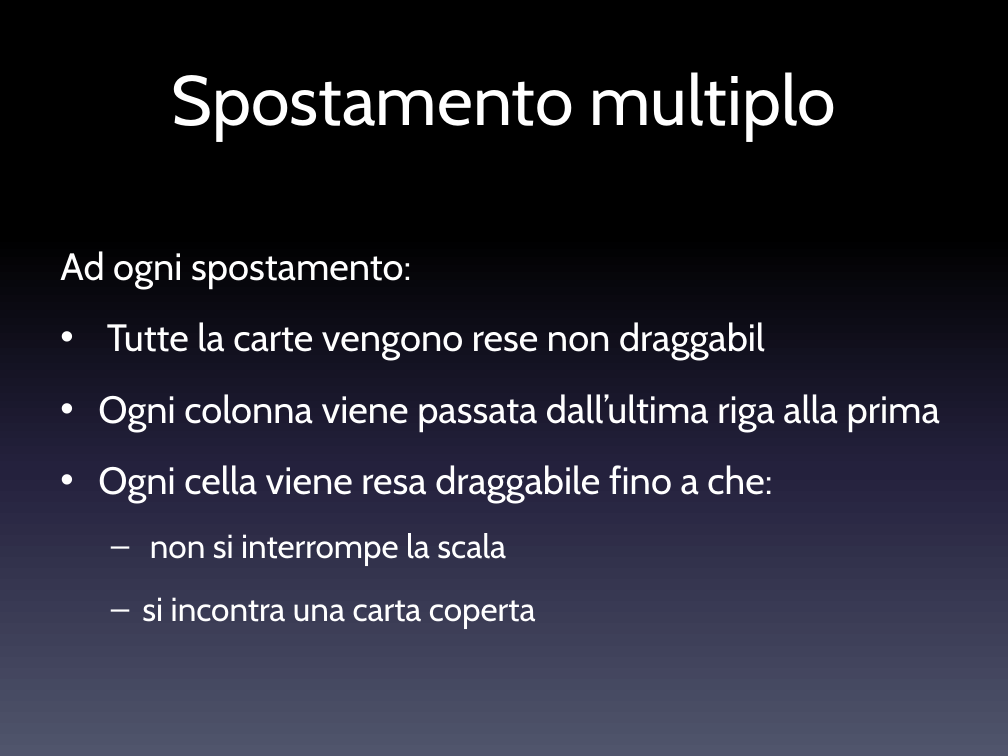
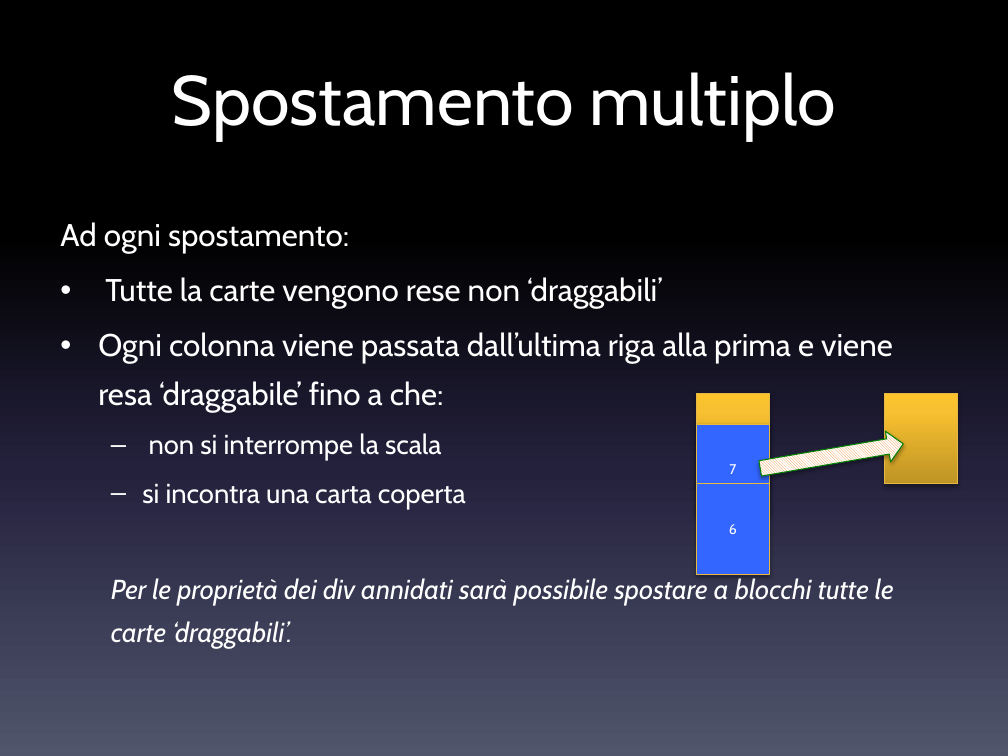
Before and after one commit to danielegenta/ProjectTPSI_Spider, a slide deck: slide 10 of Presentazione_Spider.pptx. Drawn at 1008x756 pixels with LibreOffice and Linux fonts; fonts in the diff are those of the drawing. Boxes give left, top, right and bottom in pixels: in the first picture for what was removed or moved away, otherwise in the second. Text is boxed around its words. In the diff, an @@ line names an element or a change of style, - is before the commit and + after.

Commit message:
1.0
Versione pubblica:
-Fine documentazione
-Fine presentazione
-Ottimizzazione
-Aggiornamento cartella soluzione
-Correzione bug

```diff
--- a/Presentazione_Spider.pptx
+++ b/Presentazione_Spider.pptx
@@ text at <box>60,222,466,509</box>: size 27.2 to 22.4 pt in "Ad ogni spostamento:"; size 23.8 to 19.6 pt in "non si interrompe la scala", "si incontra una carta coperta"; line spacing 1.4 to 1.3 @@
@@ text at <box>98,277,893,413</box>: text changed; size 27.2 to 22.4 pt @@
-• Tutte la carte vengono rese non draggabil
-• Ogni colonna viene passata dall’ultima riga alla prima
-• Ogni cella viene resa draggabile fino a che:
+• Tutte la carte vengono rese non ‘draggabili’
+• Ogni colonna viene passata dall’ultima riga alla prima e viene resa ‘draggabile’ fino a che:
@@ rectangle added at <box>697,393,770,484</box>, fill gradient #BF9426 to #F8C031 to #FDC32D, outline #E7BA45 0.75 pt @@
@@ rectangle added at <box>884,393,958,484</box>, fill gradient #BF9426 to #F8C031 to #FDC32D, outline #E7BA45 0.75 pt @@
@@ rectangle added at <box>697,424,770,515</box>, fill #3366FF, outline #E7BA45 0.75 pt, 10 pt, text #FFFFFF @@
+7
@@ right arrow added at <box>757,428,906,484</box>, fill pattern #E78D35 on #FFFFFF, outline #008000 0.75 pt @@
@@ rectangle added at <box>697,484,770,575</box>, fill #3366FF, outline #E7BA45 0.75 pt, 10 pt, text #FFFFFF @@
+6
@@ text at <box>111,578,894,648</box>: paragraph added @@
+  Per le proprietà dei div annidati sarà possibile spostare a blocchi tutte le carte ‘draggabili’.
```
Also in this commit, not shown: 9 other slides changed, 8 other files.
